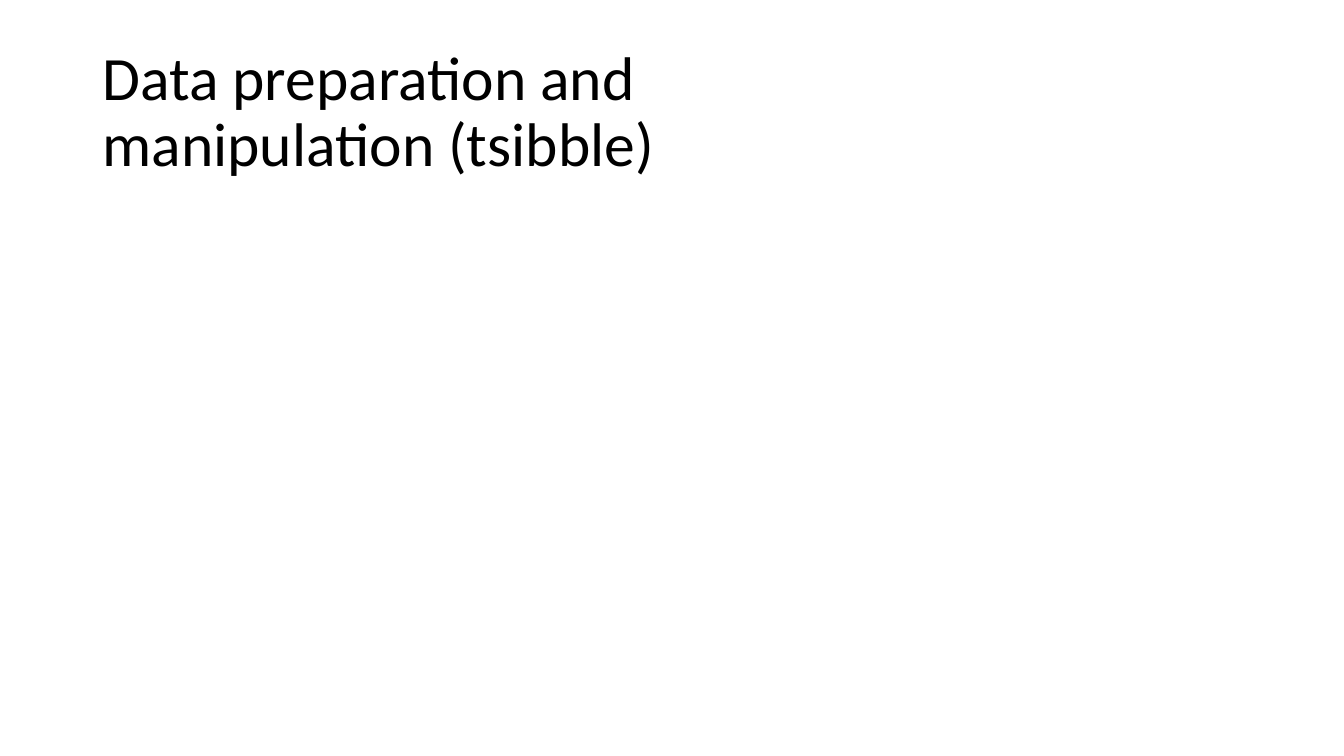
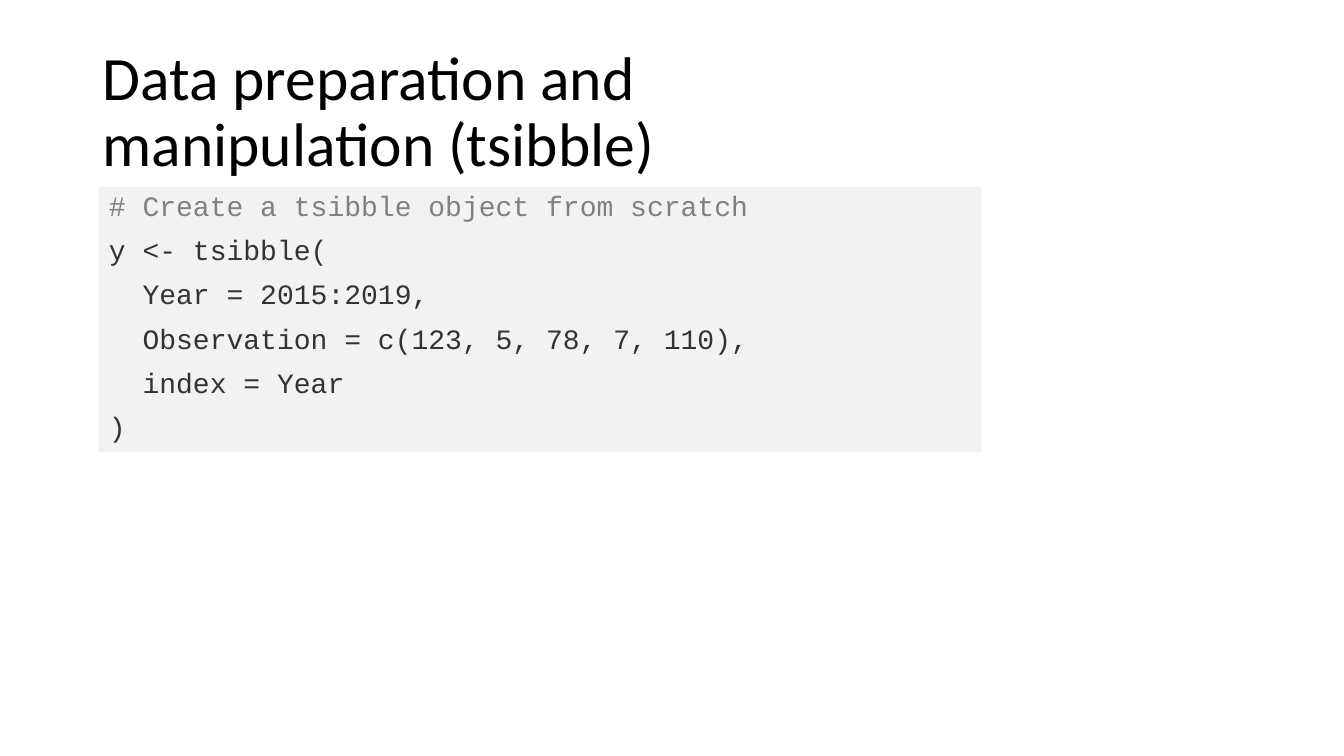
Before and after one commit to intro-to-data-science-22-workshop/-14-temporal-data-with-tsibble-and-fable-Samson-Krafft, a slide deck: slide 5 of tsibble and fable.pptx. Drawn at 1344x756 pixels with LibreOffice and Linux fonts; fonts in the diff are those of the drawing; background and template pictures are left out. Boxes give left, top, right and bottom in pixels: in the first picture for what was removed or moved away, otherwise in the second. Text is boxed around its words. In the diff, an @@ line names an element or a change of style, - is before the commit and + after.

```diff
--- a/tsibble and fable.pptx
+++ b/tsibble and fable.pptx
@@ text added at (99,188,982,453), fill #F2F2F2, 20 pt, text #333333 @@
+# Create a tsibble object from scratch
+y <- tsibble(
+Year = 2015:2019,
+Observation = c(123, 5, 78, 7, 110),
+index = Year
+)
```
Also in this commit, not shown: 3 other slides changed, 2 other files.
